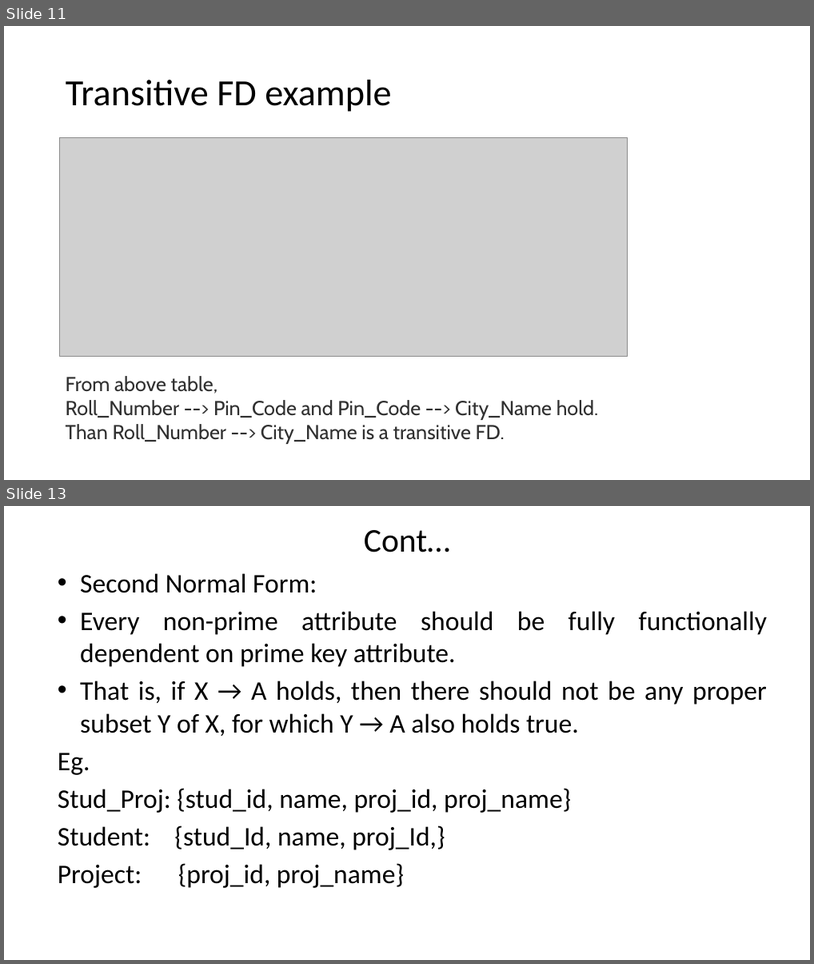
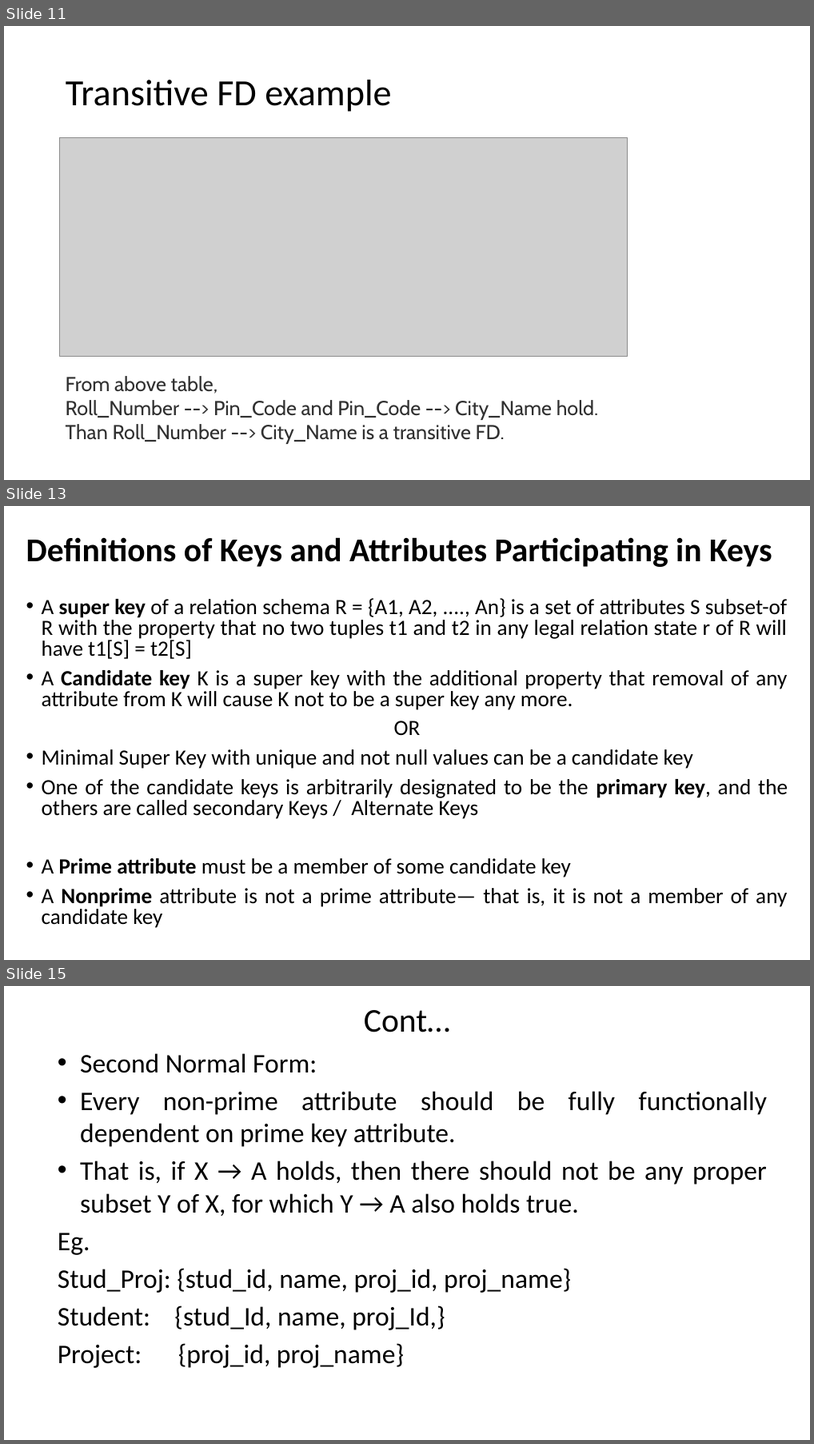
Before and after one commit to VishalChudasama08/MCA, a slide deck: Sem-1/RDBMS Theory/Unit-3/Day_12.pptx. Shown one above the other, each under a label of ours: slides 11 and 13 before the commit, slides 11, 13 and 15 after it; the slides between them are not shown. The pictures are 814x964 and 814x1444 pixels, drawn with LibreOffice and Linux fonts; fonts in the diff are those of the drawing; grey boxes stand for pictures. Boxes give left, top, right and bottom in pixels: in the first picture for what was removed or moved away, otherwise in the second. Text is boxed around its words. In the diff, an @@ line names an element or a change of style, - is before the commit and + after.

```diff
--- a/Sem-1/RDBMS Theory/Unit-3/Day_12.pptx
+++ b/Sem-1/RDBMS Theory/Unit-3/Day_12.pptx
@@ slide 13 added at box(4, 506, 810, 960), background #FFFFFF @@
@@ title added at box(26, 537, 773, 567), 39.6 pt, text #000000, bold @@
+Definitions of Keys and Attributes Participating in Keys
@@ text added at box(42, 598, 788, 928), 25.9 pt, text #000000 @@
+• A super key of a relation schema R = {A1, A2, ...., An} is a set of attributes S subset-of R with the property that no two tuples t1 and t2 in any legal relation state r of R will have t1[S] = t2[S]
+• A Candidate key K is a super key with the additional property that removal of any attribute from K will cause K not to be a super key any more.
+OR
+• Minimal Super Key with unique and not null values can be a candidate key
+• One of the candidate keys is arbitrarily designated to be the primary key, and the others are called secondary Keys / Alternate Keys
+• A Prime attribute must be a member of some candidate key
+• A Nonprime attribute is not a prime attribute— that is, it is not a member of any candidate key
@@ what was slide 13 is now slide 15 @@
```
Also in this commit, not shown: 2 slides changed, 4 other slides added, 4 slides removed, 32 other files.
